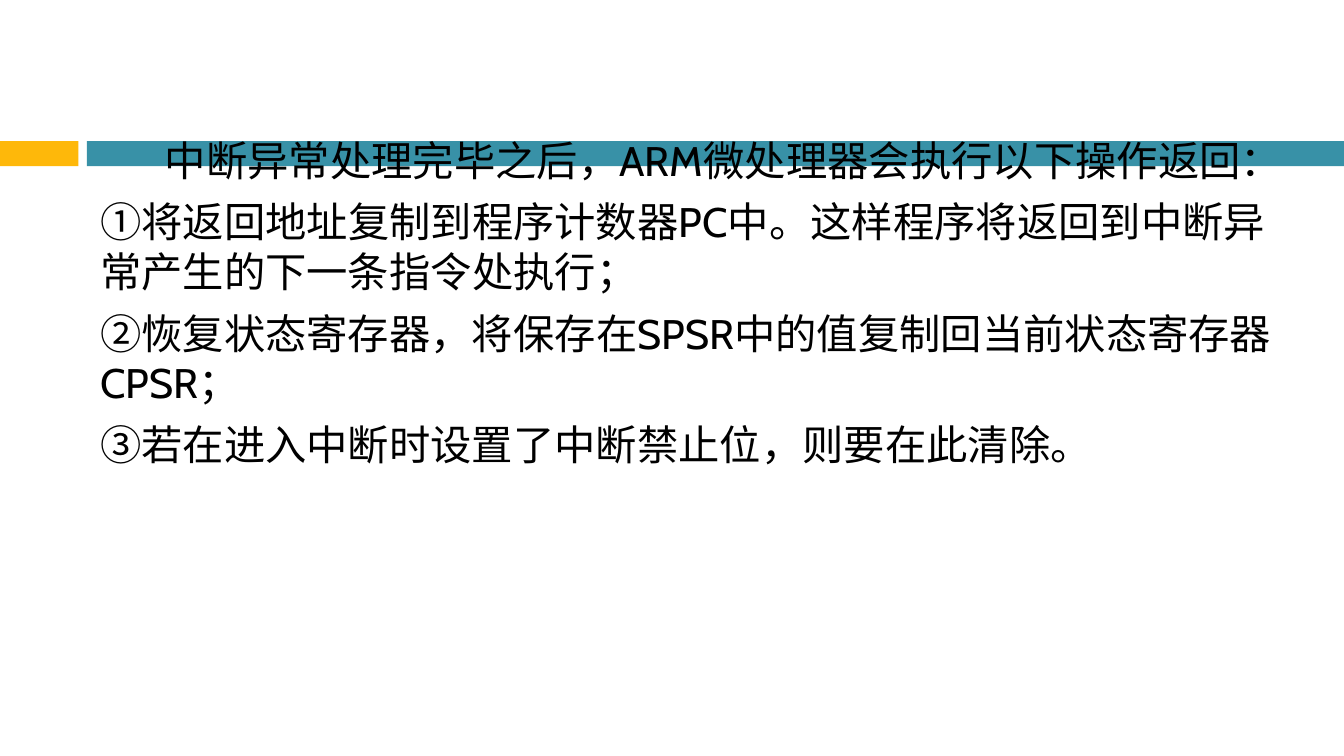
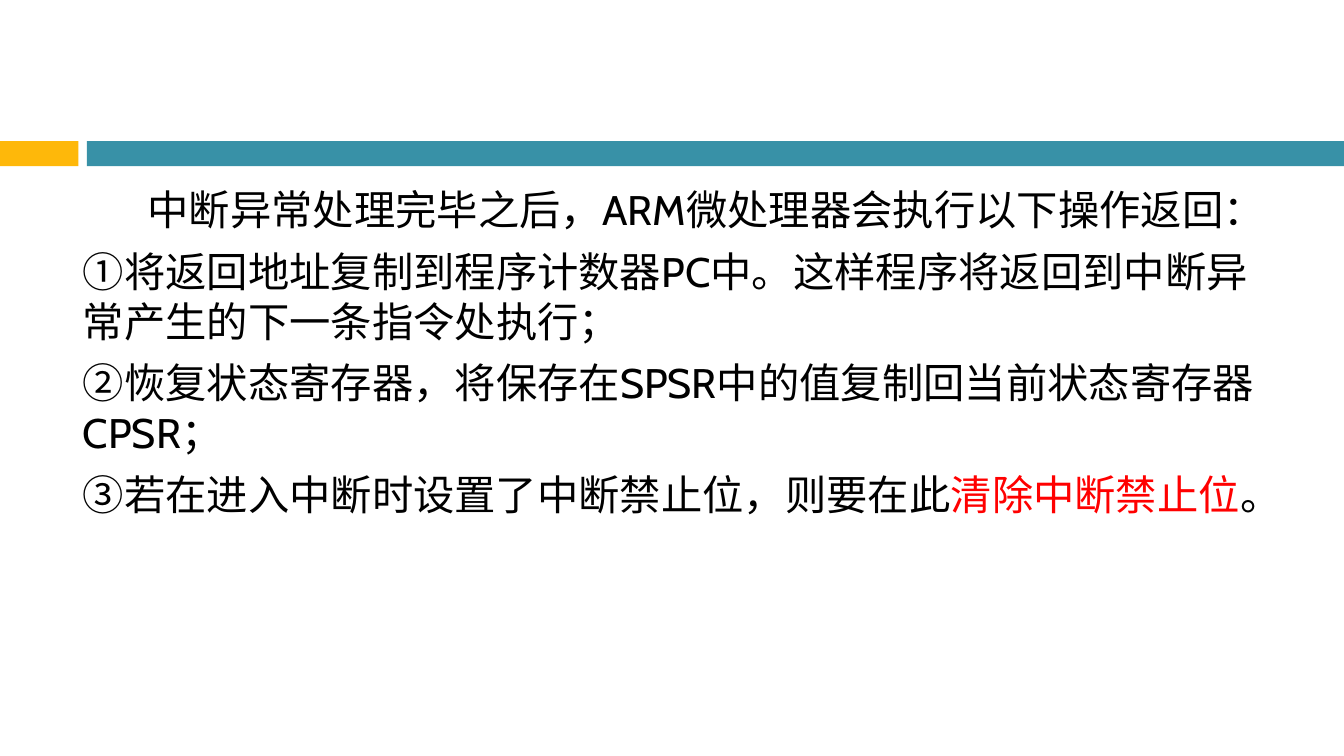
Before and after one commit to Chencao0928/ARM, a slide deck: slide 107 of 第6章 基于S3C2410的硬件结构与接口编程/第6章 基于S3C2410的硬件结构与接口编程.pptx. Drawn at 1344x756 pixels with LibreOffice and Linux fonts; fonts in the diff are those of the drawing; background and template pictures are left out. Boxes give left, top, right and bottom in pixels: in the first picture for what was removed or moved away, otherwise in the second. Text is boxed around its words. In the diff, an @@ line names an element or a change of style, - is before the commit and + after.

```diff
--- a/第6章 基于S3C2410的硬件结构与接口编程/第6章 基于S3C2410的硬件结构与接口编程.pptx
+++ b/第6章 基于S3C2410的硬件结构与接口编程/第6章 基于S3C2410的硬件结构与接口编程.pptx
@@ text "中断异常处理完毕之后，ARM微处理器会执行以下操作返回：": place and size @@
-text "中断异常处理完毕之后，ARM微处理器会执行以下操作返回：" at (100, 134, 1282, 465)
+text "中断异常处理完毕之后，ARM微处理器会执行以下操作返回：" at (83, 190, 1281, 515)
@@ text at (83, 475, 1281, 515): text changed @@
-③若在进入中断时设置了中断禁止位，则要在此清除。
+③若在进入中断时设置了中断禁止位，则要在此清除中断禁止位。
```
Also in this commit, not shown: 40 other slides changed, 1 slide added, 1 slide removed.
